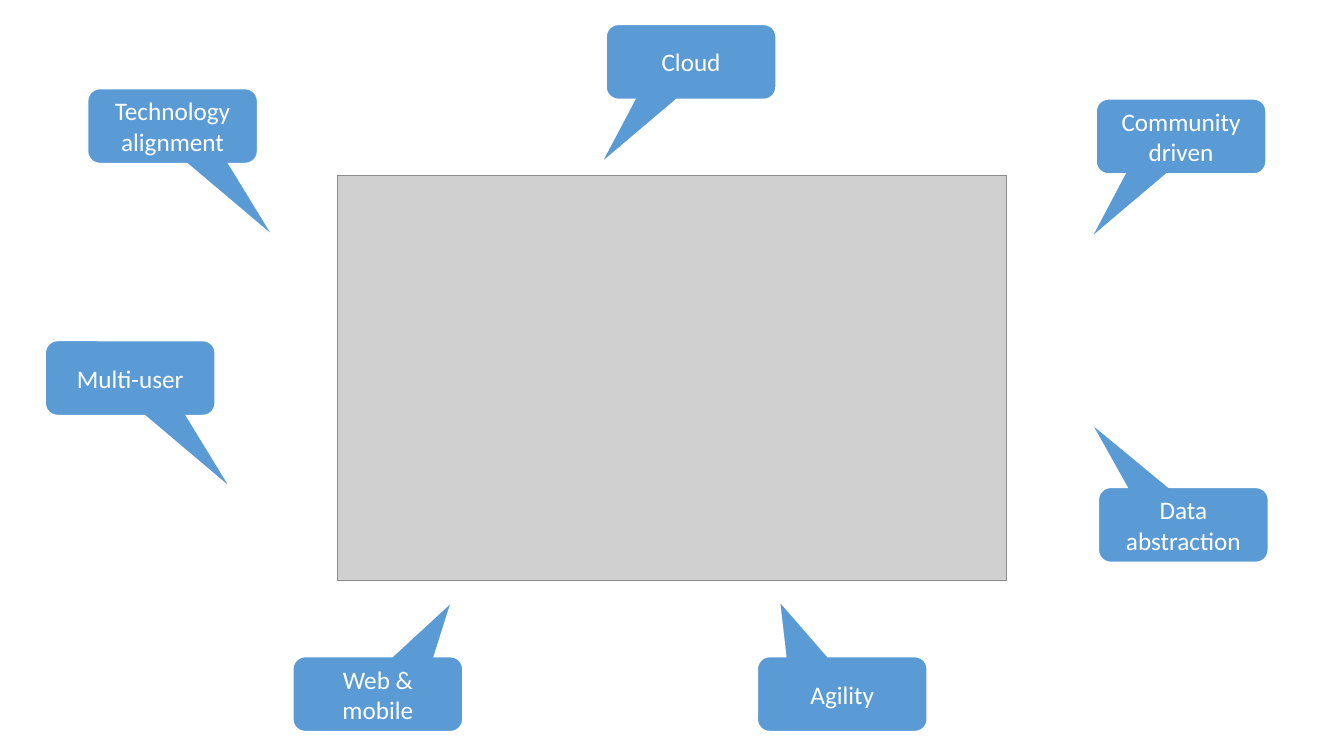
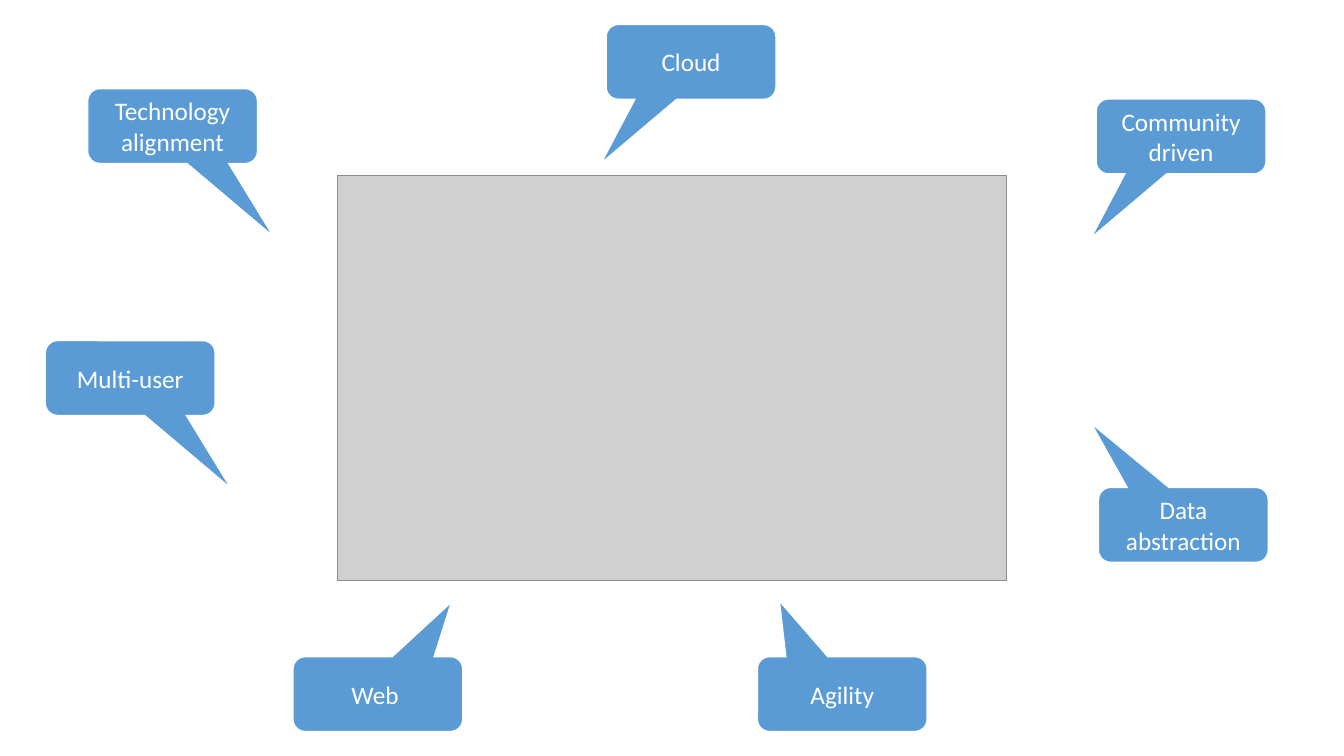
Before and after one commit to DHI/DomainServicesCourse, a slide deck: slide 10 of Presentations/DS-course-1-introduction.pptx. Drawn at 1344x756 pixels with LibreOffice and Linux fonts; fonts in the diff are those of the drawing; grey boxes stand for pictures. Boxes give left, top, right and bottom in pixels: in the first picture for what was removed or moved away, otherwise in the second. Text is boxed around its words. In the diff, an @@ line names an element or a change of style, - is before the commit and + after.

```diff
--- a/Presentations/DS-course-1-introduction.pptx
+++ b/Presentations/DS-course-1-introduction.pptx
@@ text in rounded speech box at (x1=351, y1=686, x2=398, y2=704): text changed @@
-Web & mobile
+Web
```
Also in this commit, not shown: 6 other slides changed, 6 slides added, 4 slides removed, 1 other file.
